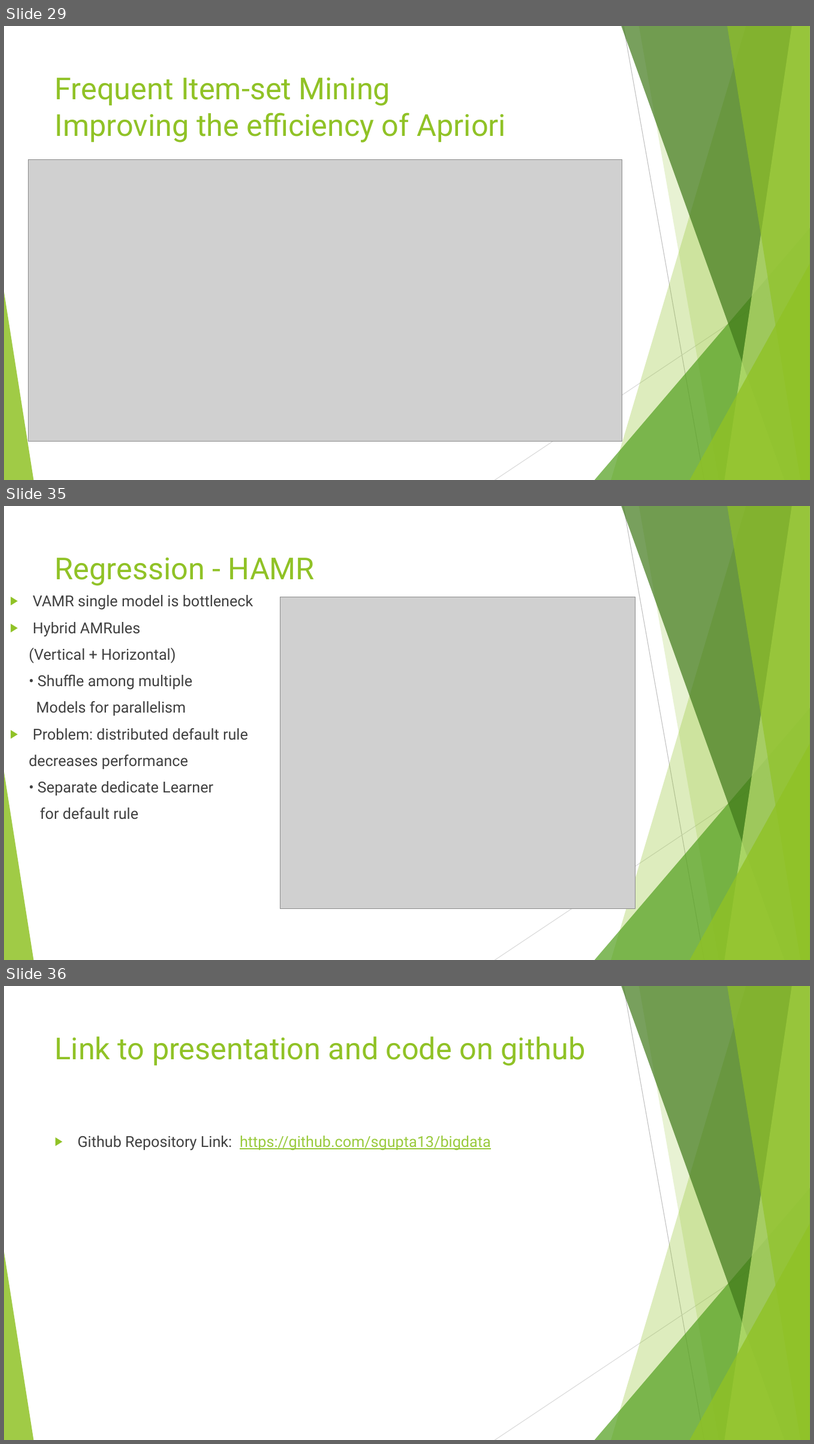
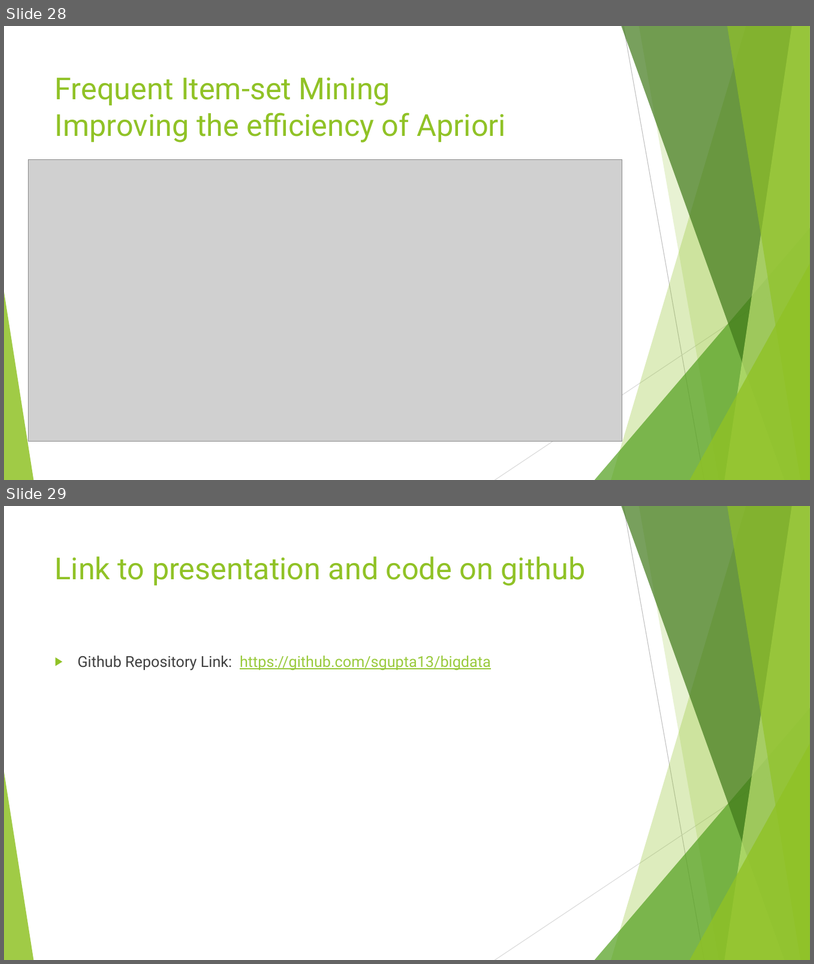
Before and after one commit to sgupta13/bigdata, a slide deck: Big Data Stream Mining.pptx. Shown one above the other, each under a label of ours: slides 29, 35 and 36 before the commit, slides 28 and 29 after it; the slides between them are not shown. The pictures are 814x1444 and 814x964 pixels, drawn with LibreOffice and Linux fonts; fonts in the diff are those of the drawing; grey boxes stand for pictures. Boxes give left, top, right and bottom in pixels: in the first picture for what was removed or moved away, otherwise in the second. Text is boxed around its words. In the diff, an @@ line names an element or a change of style, - is before the commit and + after.

```diff
--- a/Big Data Stream Mining.pptx
+++ b/Big Data Stream Mining.pptx
@@ slide 35 removed at (4,506,810,960), background #FFFFFF; not listed: 10 template elements that a slide beside it also shows @@
@@ title removed at (55,557,315,586) @@
-Regression - HAMR
@@ text removed at (29,595,254,819) @@
-▶ VAMR single model is bottleneck
-▶ Hybrid AMRules
-(Vertical + Horizontal)
-• Shuffle among multiple
-Models for parallelism
-▶ Problem: distributed default rule
-decreases performance
-• Separate dedicate Learner
-for default rule
@@ picture removed at (281,597,636,909) @@
@@ what was slide 29 is now slide 28 @@
@@ what was slide 36 is now slide 29 @@
```
Also in this commit, not shown: 5 slides changed, 6 other slides removed, 3 other files.
